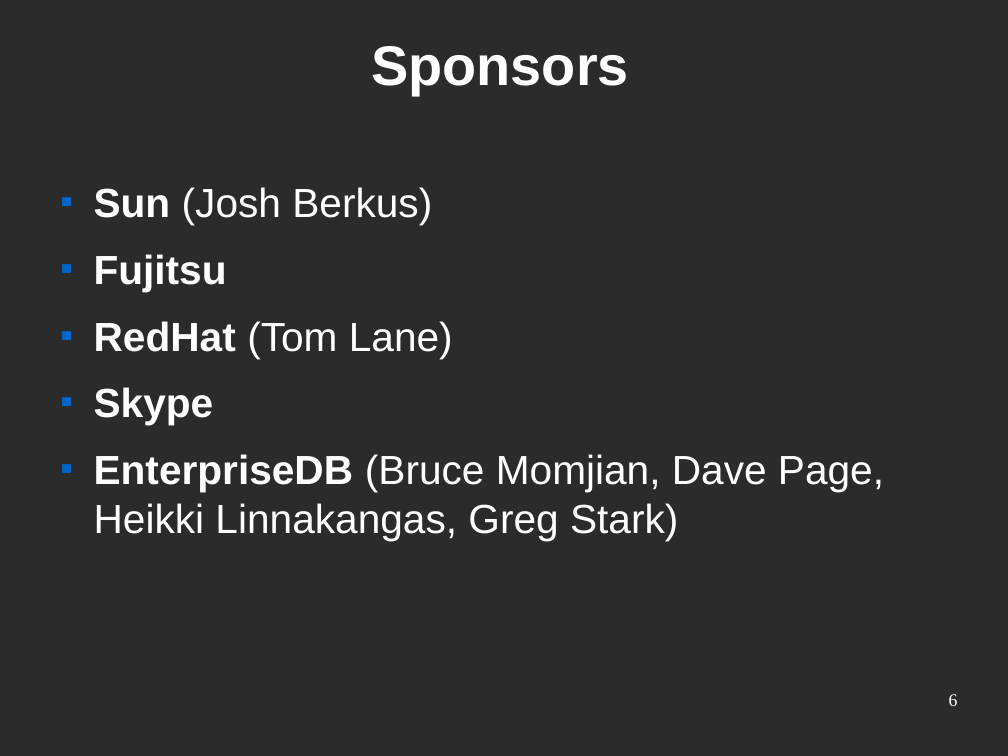
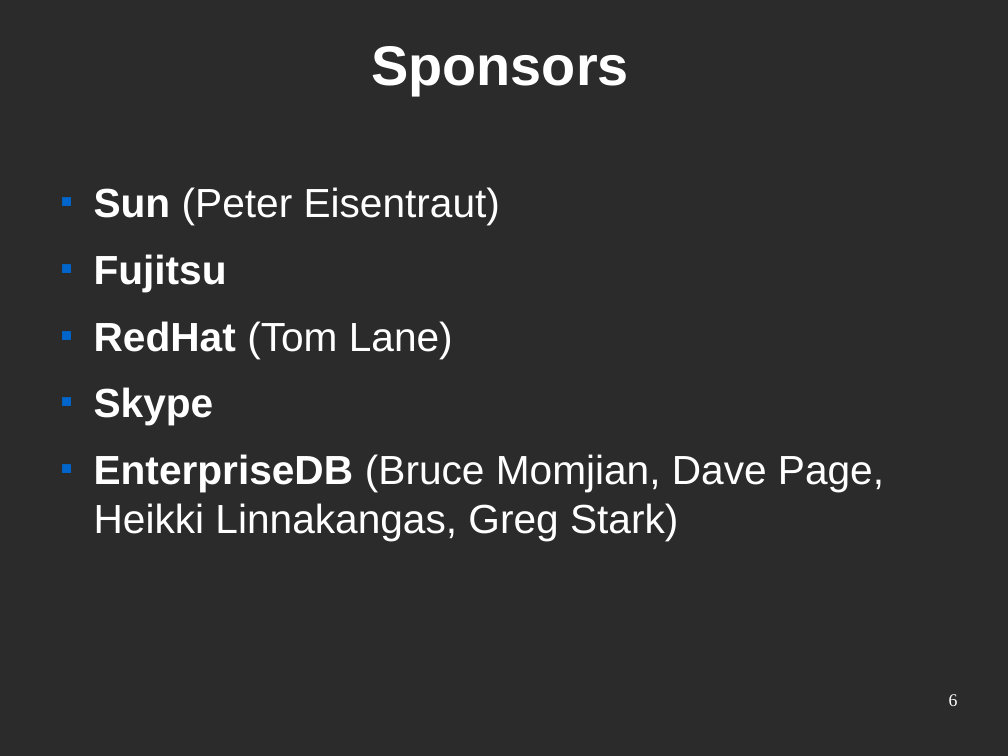
Before and after one commit to postgresqlfr/pgfr_materials, a slide deck: slide 6 of advocacy/trunk/confs/presentationPG.odp. Drawn at 1008x756 pixels with LibreOffice and Linux fonts; fonts in the diff are those of the drawing; background and template pictures are left out; a plain dark background stands for a picture behind light text. Boxes give left, top, right and bottom in pixels: in the first picture for what was removed or moved away, otherwise in the second. Text is boxed around its words. In the diff, an @@ line names an element or a change of style, - is before the commit and + after.

```diff
--- a/advocacy/trunk/confs/presentationPG.odp
+++ b/advocacy/trunk/confs/presentationPG.odp
@@ text at (94,187,500,225): text changed @@
-■ Sun (Josh Berkus)
+■ Sun (Peter Eisentraut)
```
